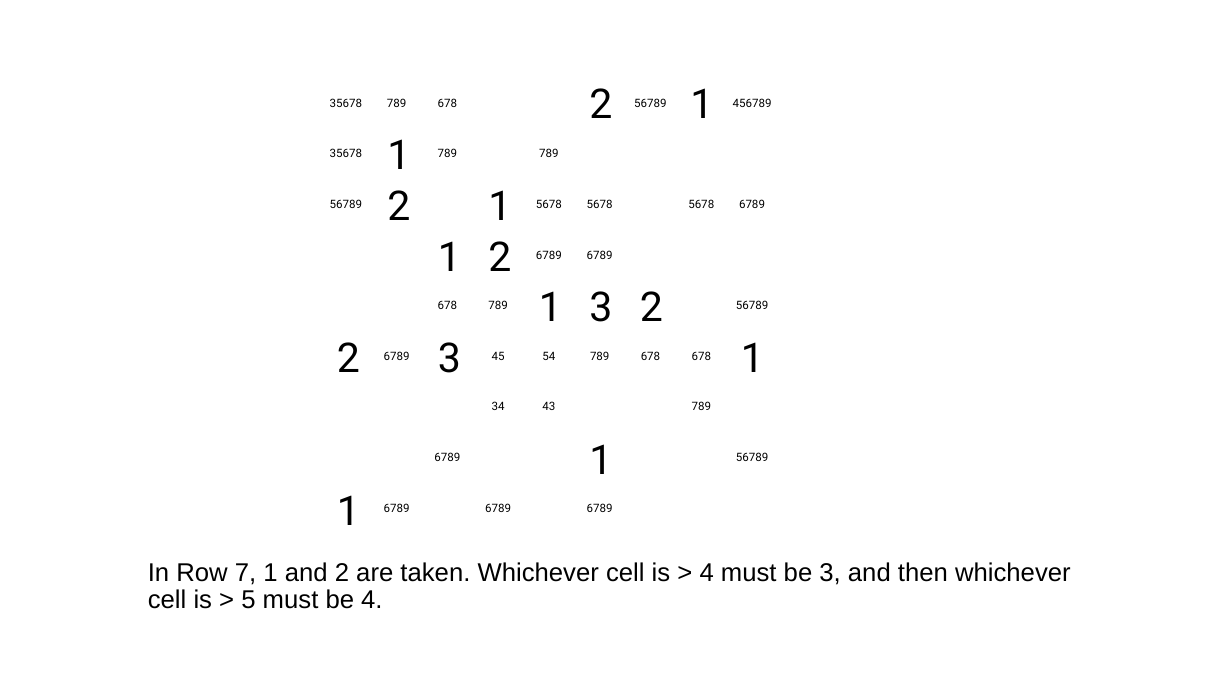
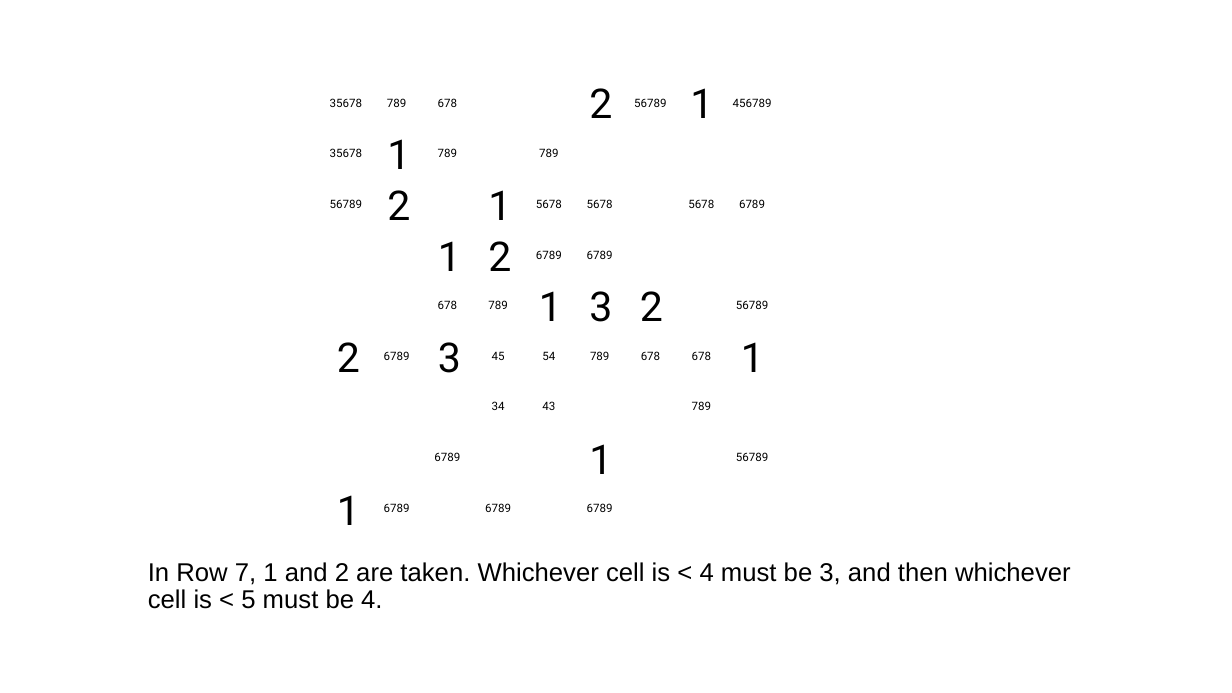
Before and after one commit to jhardis/WSJ_Number_Puzzles, a slide deck: slide 32 of 20260711_2.pptx. Drawn at 1232x693 pixels with LibreOffice and Linux fonts; fonts in the diff are those of the drawing; background and template pictures are left out. Boxes give left, top, right and bottom in pixels: in the first picture for what was removed or moved away, otherwise in the second. Text is boxed around its words. In the diff, an @@ line names an element or a change of style, - is before the commit and + after.

```diff
--- a/20260711_2.pptx
+++ b/20260711_2.pptx
@@ text at (148, 562, 1071, 609): text changed @@
-In Row 7, 1 and 2 are taken. Whichever cell is > 4 must be 3, and then whichever cell is > 5 must be 4.
+In Row 7, 1 and 2 are taken. Whichever cell is < 4 must be 3, and then whichever cell is < 5 must be 4.
```
